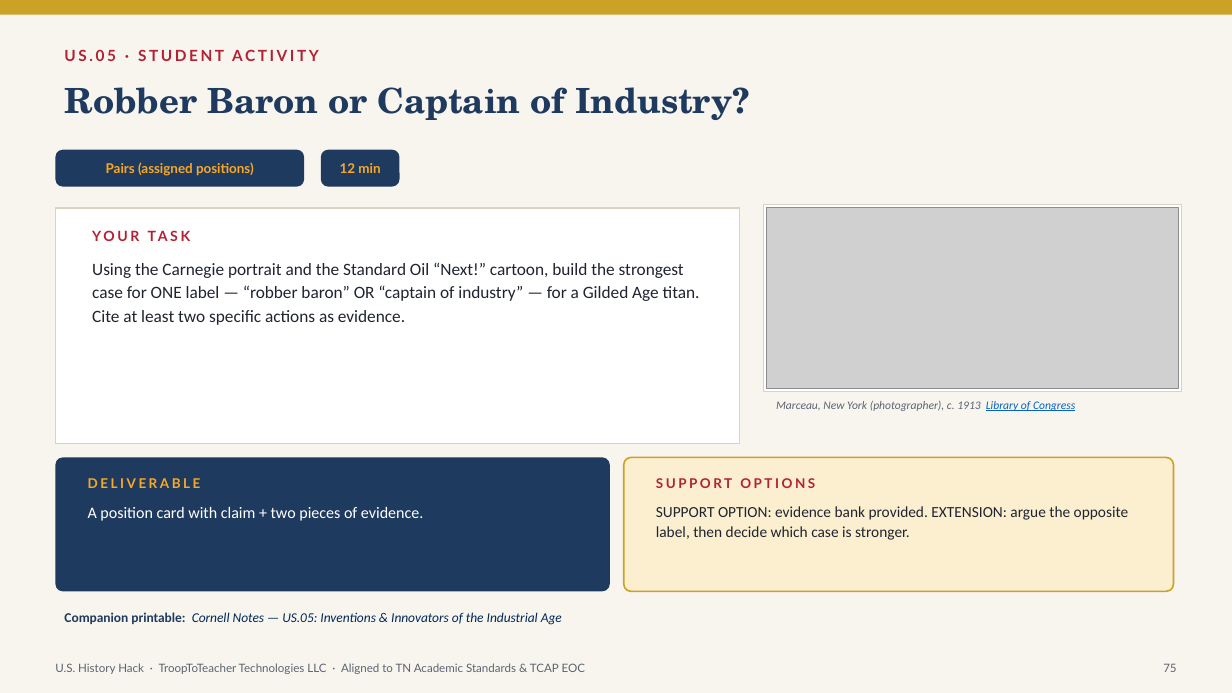
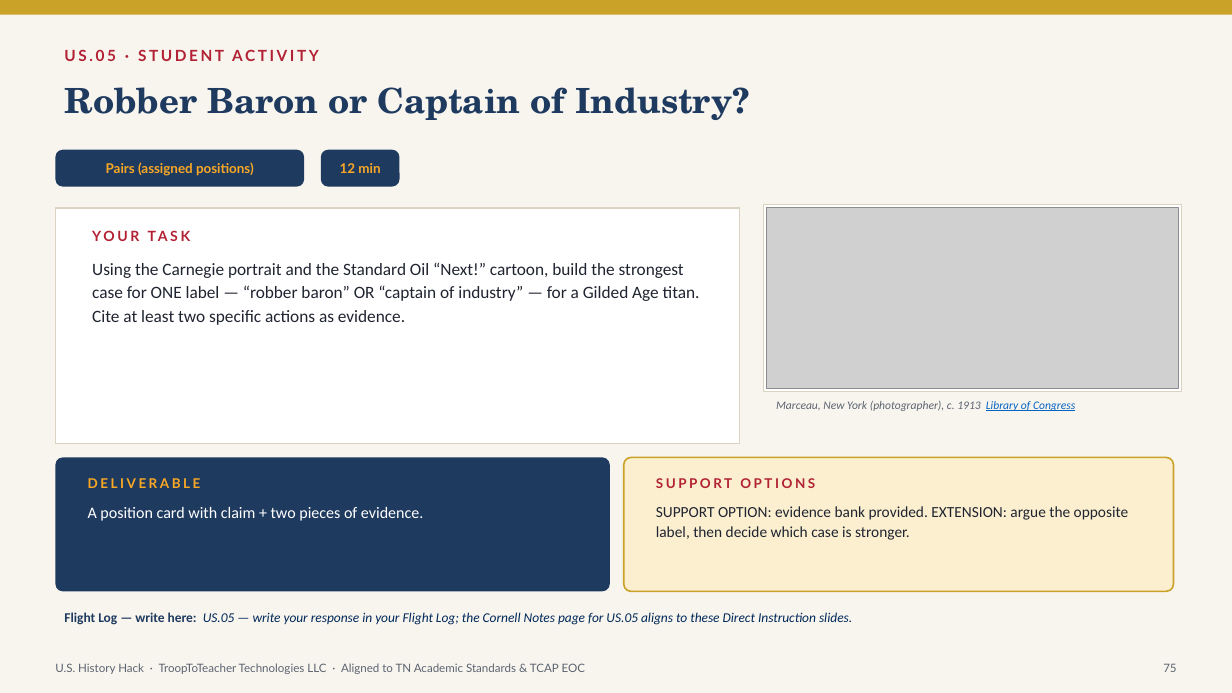
Before and after one commit to Trooptoteacher/trooptoteacher-history, a slide deck: slide 75 of HistoryHack_Platinum/deliverables_unit1/Unit1_Teacher_Deck_America250.pptx. Drawn at 1232x693 pixels with LibreOffice and Linux fonts; fonts in the diff are those of the drawing; grey boxes stand for pictures. Boxes give left, top, right and bottom in pixels: in the first picture for what was removed or moved away, otherwise in the second. Text is boxed around its words. In the diff, an @@ line names an element or a change of style, - is before the commit and + after.

```diff
--- a/HistoryHack_Platinum/deliverables_unit1/Unit1_Teacher_Deck_America250.pptx
+++ b/HistoryHack_Platinum/deliverables_unit1/Unit1_Teacher_Deck_America250.pptx
@@ text at bbox=[64, 612, 852, 625]: text changed @@
-Companion printable: Cornell Notes — US.05: Inventions & Innovators of the Industrial Age
+Flight Log — write here: US.05 — write your response in your Flight Log; the Cornell Notes page for US.05 aligns to these Direct Instruction slides.
```
Also in this commit, not shown: 13 other slides changed, 1 other file.
